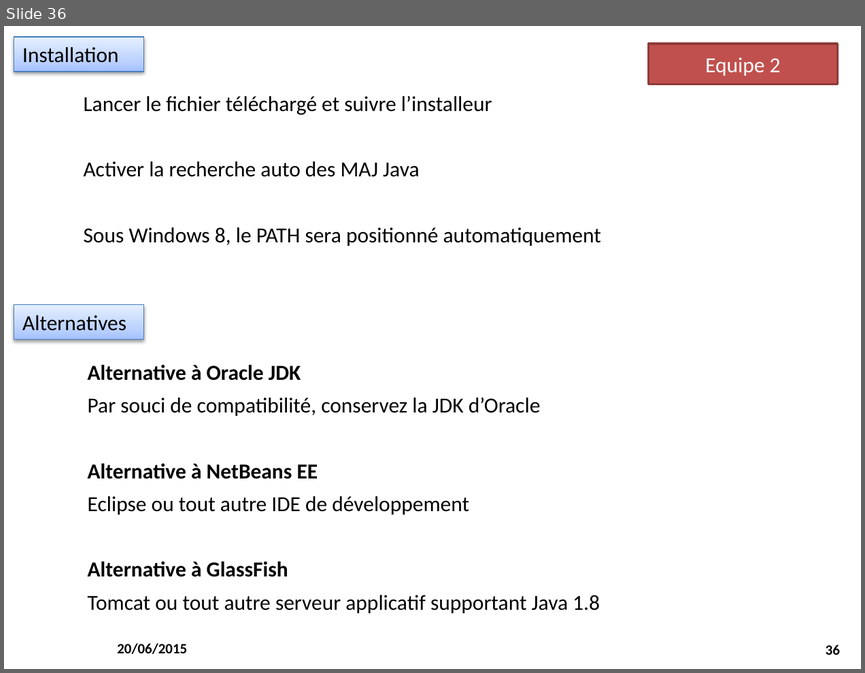
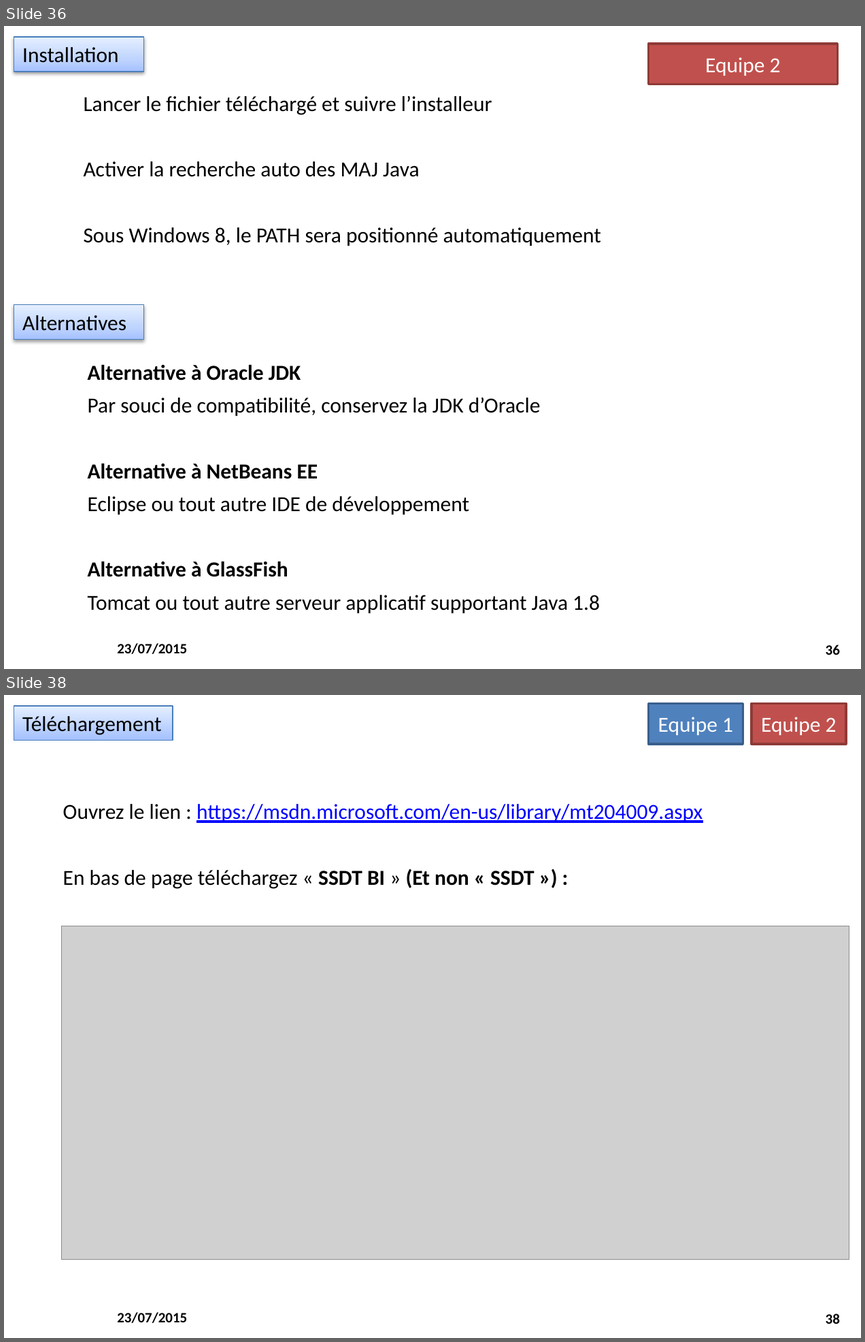
Before and after one commit to M2SIID-ODE/Projet_ODE, a slide deck: Documentation/3 - Documentation technique/Installation_PostesDevs.pptx. Shown one above the other, each under a label of ours: slide 36 before the commit, slides 36 and 38 after it; the slides between them are not shown. The pictures are 865x673 and 865x1342 pixels, drawn with LibreOffice and Linux fonts; fonts in the diff are those of the drawing; grey boxes stand for pictures; background and template pictures are left out. Boxes give left, top, right and bottom in pixels: in the first picture for what was removed or moved away, otherwise in the second. Text is boxed around its words. In the diff, an @@ line names an element or a change of style, - is before the commit and + after.

```diff
--- a/Documentation/3 - Documentation technique/Installation_PostesDevs.pptx
+++ b/Documentation/3 - Documentation technique/Installation_PostesDevs.pptx
@@ slide 38 added at [4, 695, 861, 1338], background #FFFFFF; not listed: 2 template elements that a slide beside it also shows @@
@@ freeform shape added at [14, 706, 173, 741], fill gradient #A4C1FF to #E5EFFF, outline #4A7EBB 0.74 pt, 18 pt, text #000000 @@
+Téléchargement
@@ rectangle added at [649, 704, 742, 744], fill #4F81BD, outline #3A5F8C 2 pt, 18 pt, text #FFFFFF @@
+Equipe 1
@@ rectangle added at [751, 704, 845, 744], fill #C0504D, outline #8E3B39 2 pt, 18 pt, text #FFFFFF @@
+Equipe 2
@@ free added at [54, 794, 783, 896], 18 pt, text #000000 @@
+Ouvrez le lien : https://msdn.microsoft.com/en-us/library/mt204009.aspx
+En bas de page téléchargez « SSDT BI » (Et non « SSDT ») :
@@ picture added at [61, 926, 849, 1259] @@
@@ slide 36 changed as well @@
@@ text at [117, 643, 187, 654]: text changed @@
-20/06/2015
+23/07/2015
```
Also in this commit, not shown: 38 other slides changed, 2 other slides added, 9 other files.
